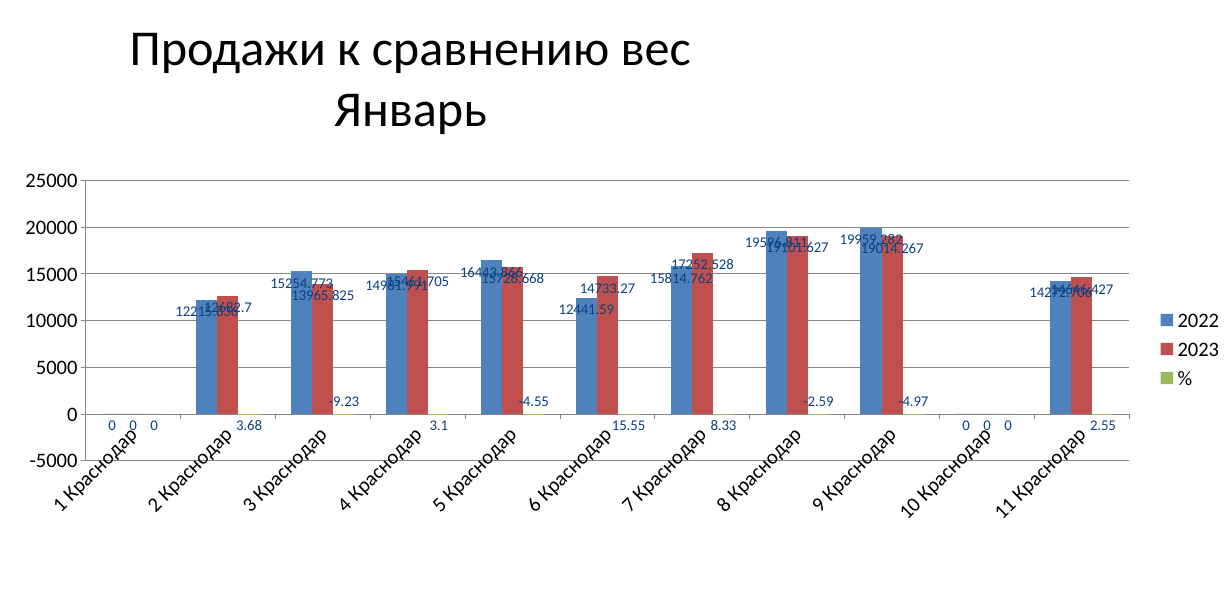
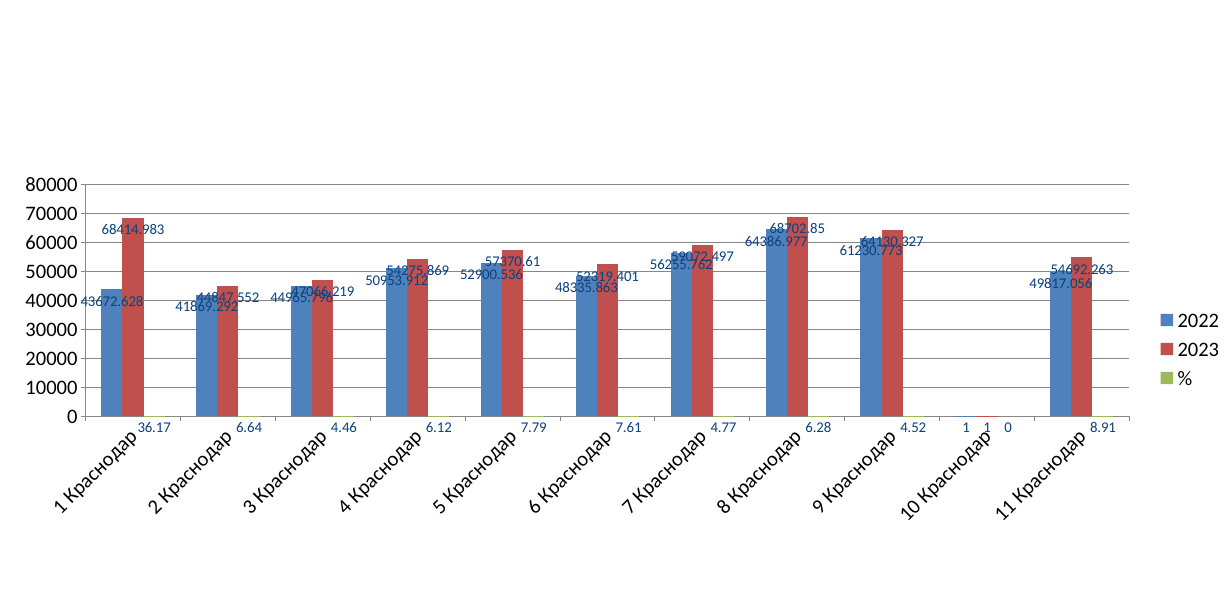
Before and after one commit to ArtemInkov/Analiz_LFL_Power_Point, a slide deck: slide 2 of chart-01.pptx (slide 3 before the commit). Drawn at 1232x616 pixels with LibreOffice and Linux fonts; fonts in the diff are those of the drawing. Boxes give left, top, right and bottom in pixels: in the first picture for what was removed or moved away, otherwise in the second. Text is boxed around its words. In the diff, an @@ line names an element or a change of style, - is before the commit and + after.

```diff
--- a/chart-01.pptx
+++ b/chart-01.pptx
@@ title removed at (130,32,691,134) @@
-Продажи к сравнению вес
-Январь
@@ column chart at (1,164,1232,534) @@
-2022: 0, 12215.836, 15254.773, 14981.991, 16443.866, 12441.59, 15814.762, 19596.811, 19959.282, 0, 14272.706
+2022: 43672.628, 41869.292, 44965.796, 50953.912, 52900.536, 48335.863, 56255.762, 64386.977, 61230.773, 1, 49817.056
-2023: 0, 12682.7, 13965.825, 15461.705, 15728.668, 14733.27, 17252.528, 19101.627, 19014.267, 0, 14646.427
+2023: 68414.983, 44847.552, 47066.219, 54275.869, 57370.61, 52319.401, 59072.497, 68702.85, 64130.327, 1, 54692.263
-%: 0, 3.68, -9.23, 3.1, -4.55, 15.55, 8.33, -2.59, -4.97, 0, 2.55
+%: 36.17, 6.64, 4.46, 6.12, 7.79, 7.61, 4.77, 6.28, 4.52, 0, 8.91
```
Also in this commit, not shown: 1 other slide changed, 1 slide added, 20 slides removed, 2 other files.
